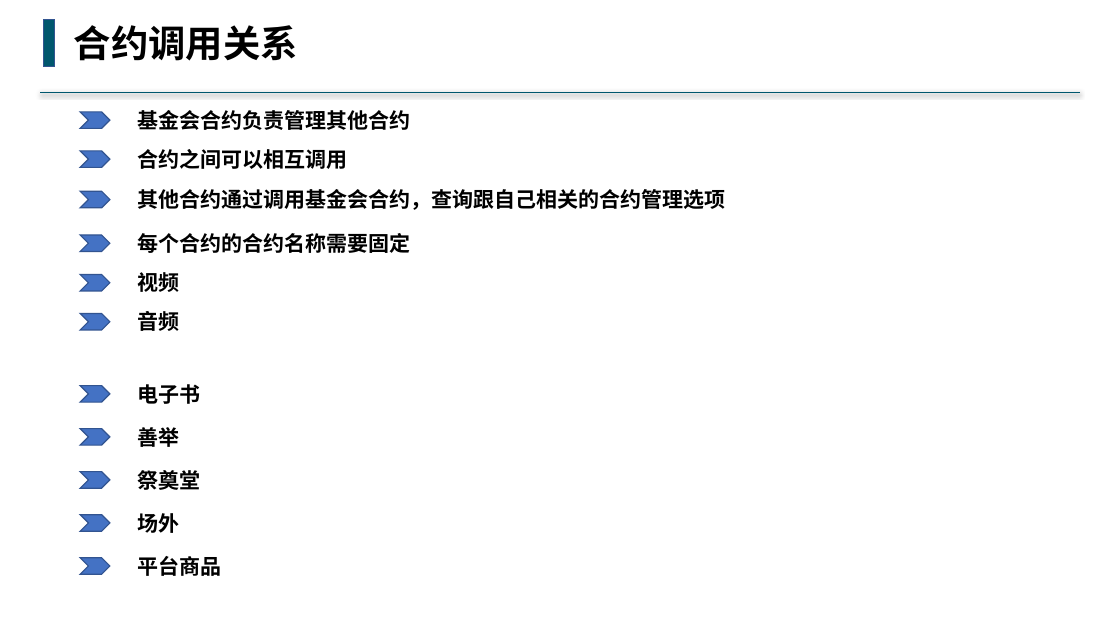
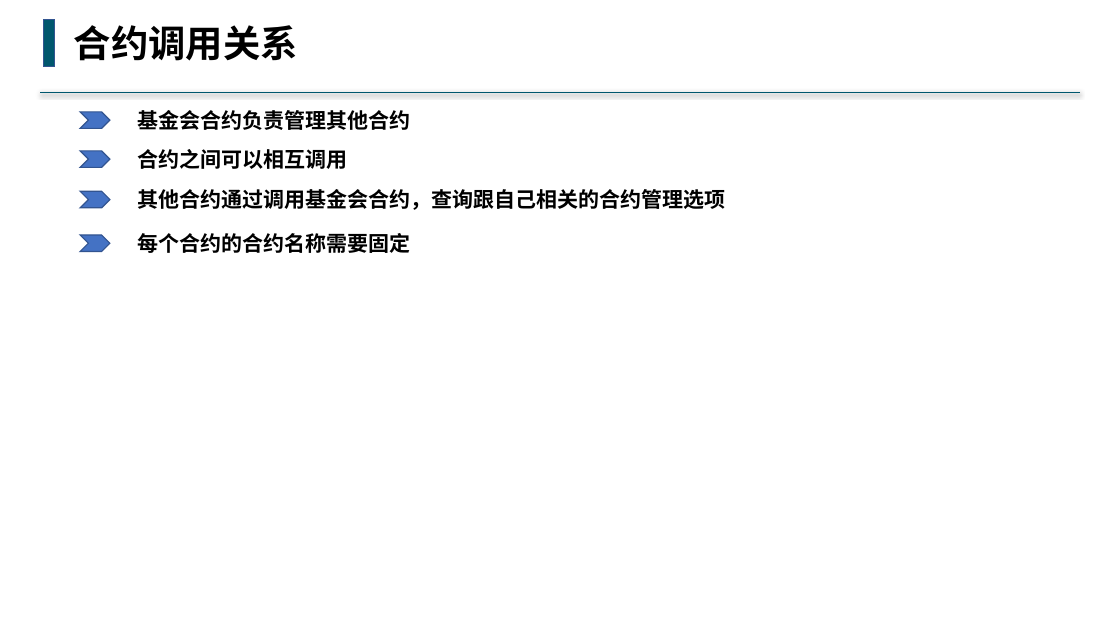
Before and after one commit to buddhachain/buddhaContract, a slide deck: slide 2 of doc/00.总框架.pptx. Drawn at 1120x630 pixels with LibreOffice and Linux fonts; fonts in the diff are those of the drawing. Boxes give left, top, right and bottom in pixels: in the first picture for what was removed or moved away, otherwise in the second. Text is boxed around its words. In the diff, an @@ line names an element or a change of style, - is before the commit and + after.

```diff
--- a/doc/00.总框架.pptx
+++ b/doc/00.总框架.pptx
@@ chevron removed at (x1=80, y1=275, x2=109, y2=292) @@
@@ text removed at (x1=138, y1=270, x2=180, y2=296) @@
-视频
@@ chevron removed at (x1=80, y1=313, x2=109, y2=330) @@
@@ text removed at (x1=138, y1=311, x2=180, y2=331) @@
-音频
@@ chevron removed at (x1=80, y1=386, x2=109, y2=402) @@
@@ text removed at (x1=138, y1=384, x2=201, y2=404) @@
-电子书
@@ chevron removed at (x1=80, y1=429, x2=109, y2=445) @@
@@ text removed at (x1=138, y1=427, x2=180, y2=447) @@
-善举
@@ chevron removed at (x1=80, y1=472, x2=109, y2=489) @@
@@ text removed at (x1=138, y1=467, x2=201, y2=493) @@
-祭奠堂
@@ chevron removed at (x1=80, y1=515, x2=109, y2=532) @@
@@ text removed at (x1=138, y1=513, x2=180, y2=533) @@
-场外
@@ chevron removed at (x1=80, y1=558, x2=109, y2=575) @@
@@ text removed at (x1=138, y1=556, x2=222, y2=576) @@
-平台商品
```
Also in this commit, not shown: 1 other slide changed.
